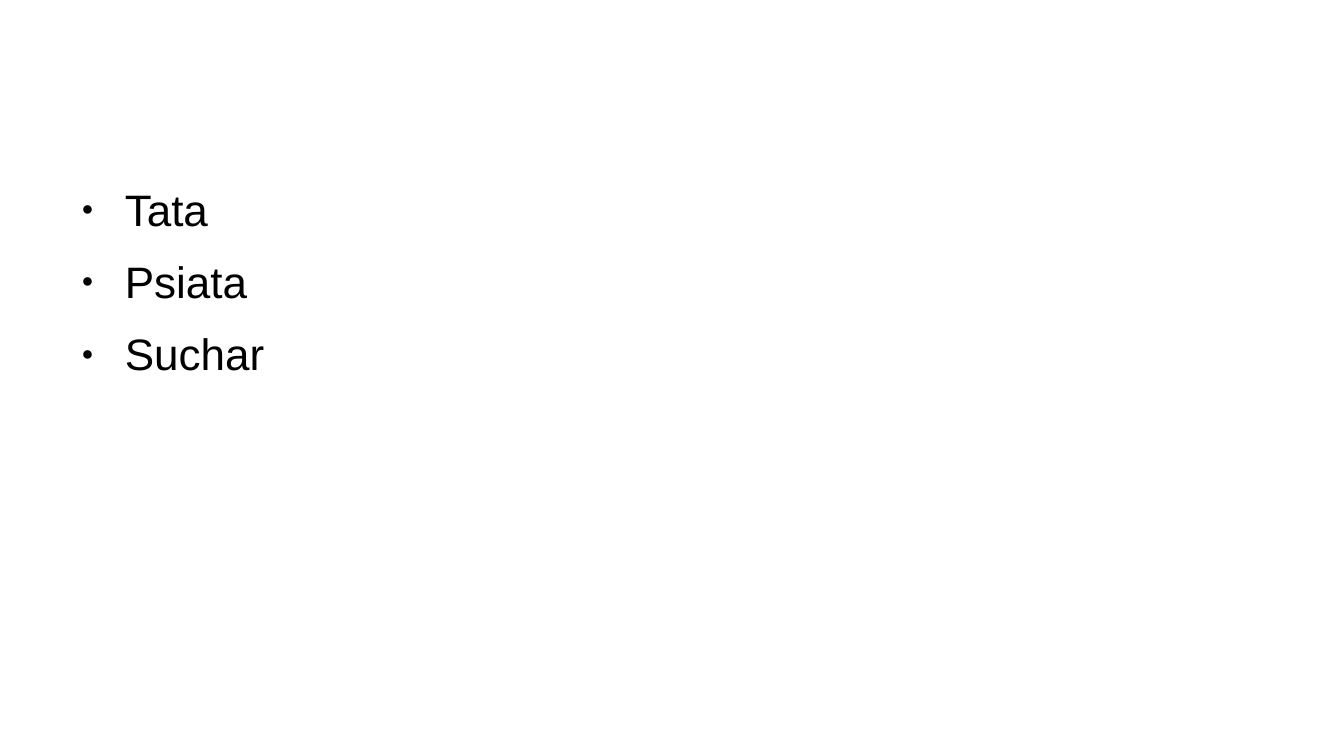
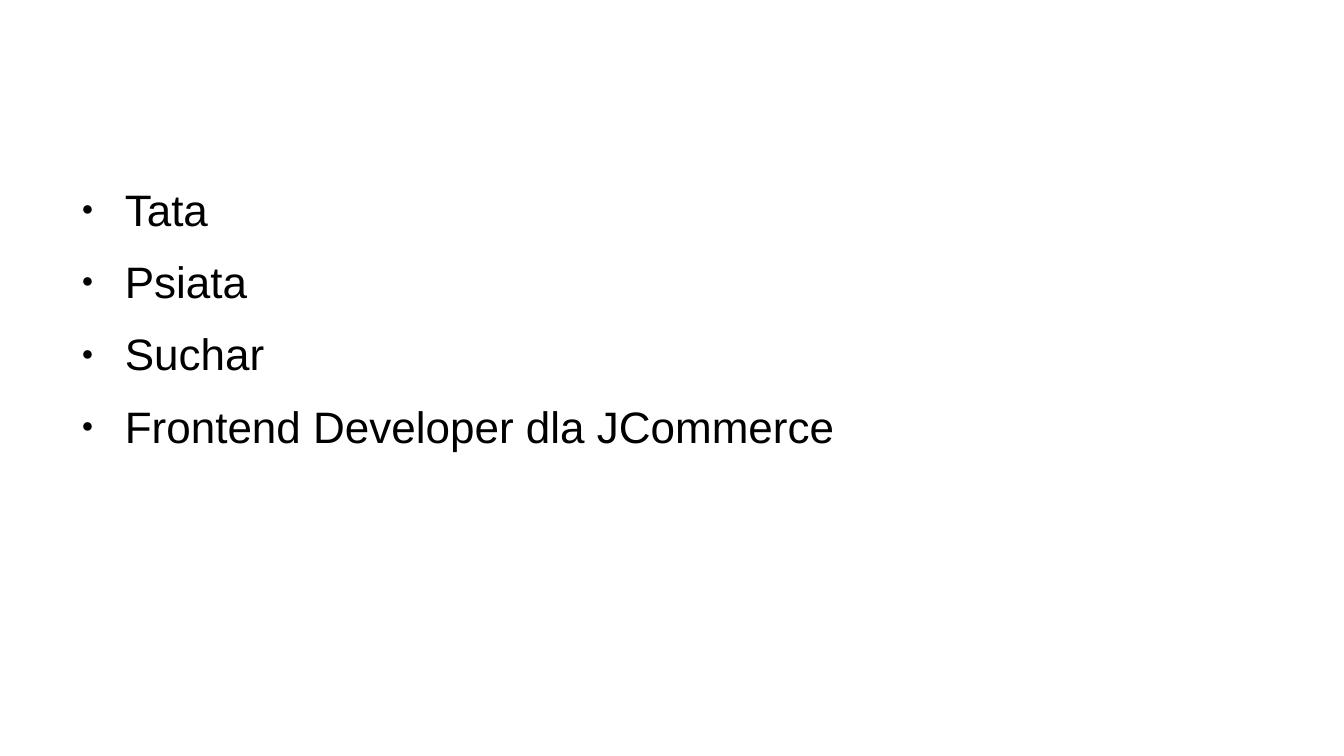
Before and after one commit to masives/meetjs-graphql, a slide deck: slide 2 of prezentacja.odp. Drawn at 1344x756 pixels with LibreOffice and Linux fonts; fonts in the diff are those of the drawing; background and template pictures are left out. Boxes give left, top, right and bottom in pixels: in the first picture for what was removed or moved away, otherwise in the second. Text is boxed around its words. In the diff, an @@ line names an element or a change of style, - is before the commit and + after.

```diff
--- a/prezentacja.odp
+++ b/prezentacja.odp
@@ text at (125, 411, 834, 451): paragraph added @@
+● Frontend Developer dla JCommerce
```
Also in this commit, not shown: 1 other slide changed.
